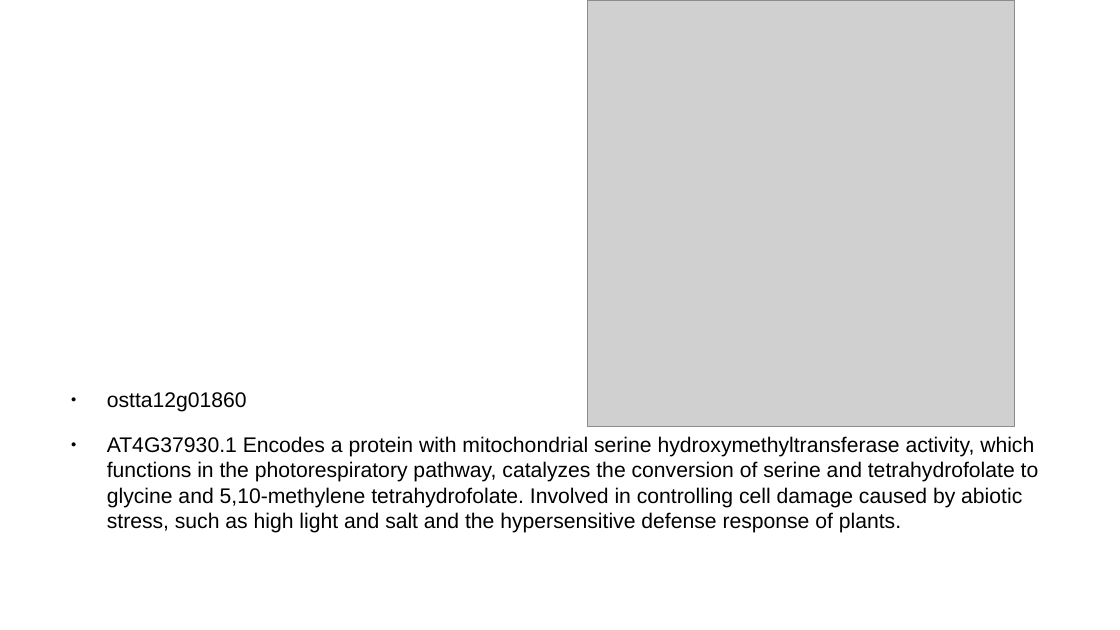
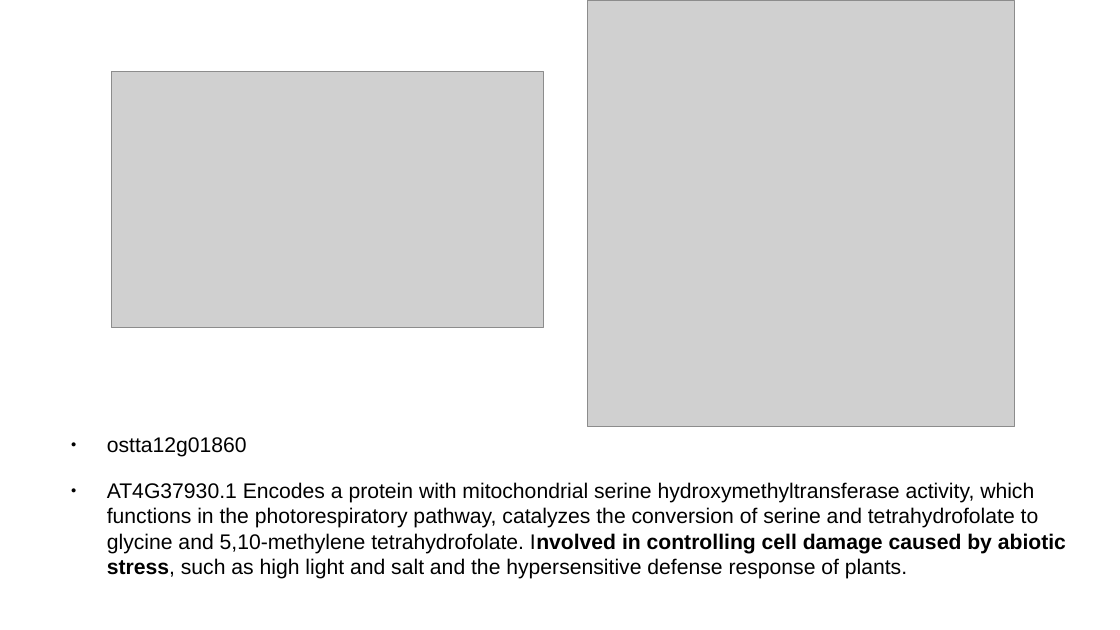
Before and after one commit to XristinaAr/ECTOR, a slide deck: slide 48 of presentations/presentation_k27.odp (slide 49 before the commit). Drawn at 1120x630 pixels with LibreOffice and Linux fonts; fonts in the diff are those of the drawing; grey boxes stand for pictures. Boxes give left, top, right and bottom in pixels: in the first picture for what was removed or moved away, otherwise in the second. Text is boxed around its words. In the diff, an @@ line names an element or a change of style, - is before the commit and + after.

```diff
--- a/presentations/presentation_k27.odp
+++ b/presentations/presentation_k27.odp
@@ picture added at box(112, 71, 544, 327) @@
@@ text "ostta12g01860": place and size @@
-text "ostta12g01860" at box(107, 392, 1039, 533)
+text "ostta12g01860" at box(107, 437, 1066, 579)
@@ text at box(107, 482, 1066, 579): bold on in "Involved in controlling cell damage caused by ..." @@
```
Also in this commit, not shown: 14 other slides changed, 4 slides added, 1 slide removed, 20 other files.
